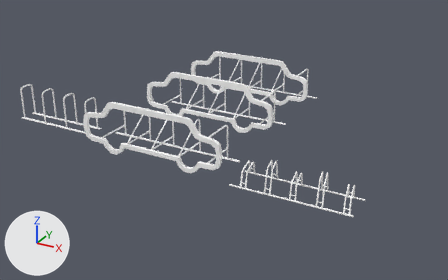
Two versions of the FBX model CityPlannerVR/Assets/Models/pyoratelineet.fbx, one commit apart.
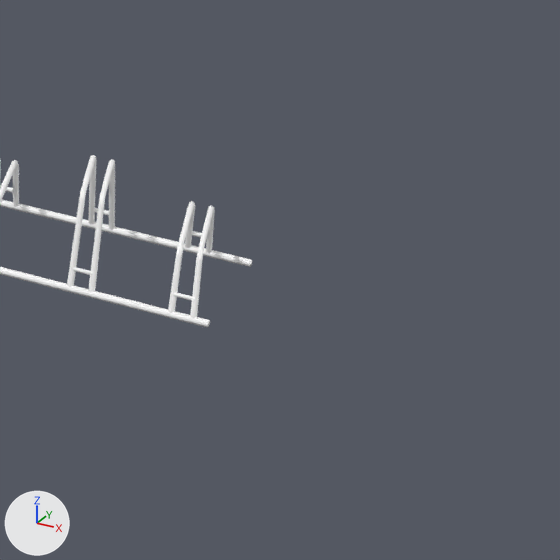
There are two pictures of each version: one whole from a camera (50 mm lens) standing at (0.1537, -0.3825, 0.2267) and looking at (-0.1054, 0.0885, -0.0089), one close up on the part from 66% to 100% of the width and 46% to 100% of the height. Arrows for +X, +Y and +Z are at lower left; the lights stay in place. The close-ups show mesh edges as thin lines. Where no turn or scale is listed for an object, it has been applied to the vertices.

Script lines for the objects in view, before the commit:
```python
me_mesh = bpy.data.meshes.new('Mesh')
me_mesh.from_pydata(...)  # 688 vertices, 1128 faces; spans x -0.05..0.05, y -0.014..0.0144, z -0.0008..0.0189
me_mesh.materials.append(mat_tikkuraitti_master_mtl_tikkuraitti_master_mtl)  # its picture is missing
ob_pyorateline_a = bpy.data.objects.new('pyorateline_a', me_mesh)
ob_pyorateline_a.location = (0.0, 0.0098, 0.0001)
```
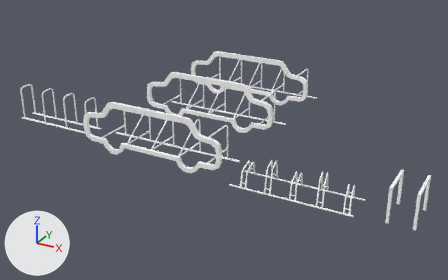
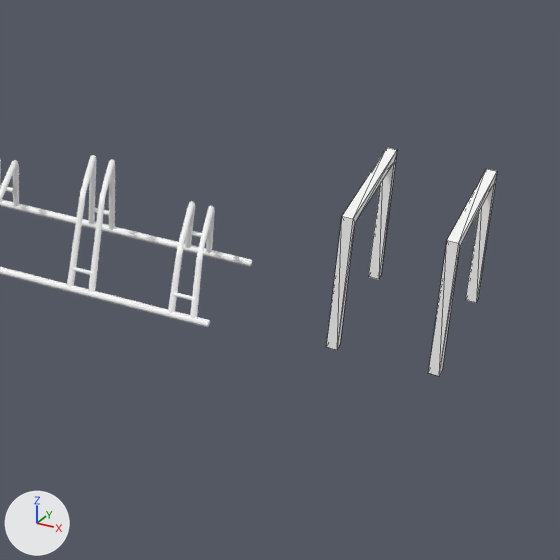
The change, as JSON lines over the scene's bpy script:
```json
{"op": "add", "block": "me_mesh_005", "code": ["me_mesh_005 = bpy.data.meshes.new('Mesh.005')", "me_mesh_005.from_pydata(...)  # 32 vertices, 56 faces; spans x -0.0105..0.0105, y -0.0161..0.0161, z 0.0..0.0277", "me_mesh_005.materials.append(mat_tikkuraitti_master_mtl_tikkuraitti_master_mtl)  # its picture is missing"]}
{"op": "add", "block": "ob_pyorateline_d", "code": ["ob_pyorateline_d = bpy.data.objects.new('pyorateline_d', me_mesh_005)", "ob_pyorateline_d.location = (0.0824, 0.0151, 0.0)"]}
```

What differs and where, as boxes (x1, y1, x2, y2) in the close-ups (560 x 560 px):
```json
{"object": "pyorateline_d", "change": "added", "after": [326, 148, 497, 376]}
```
